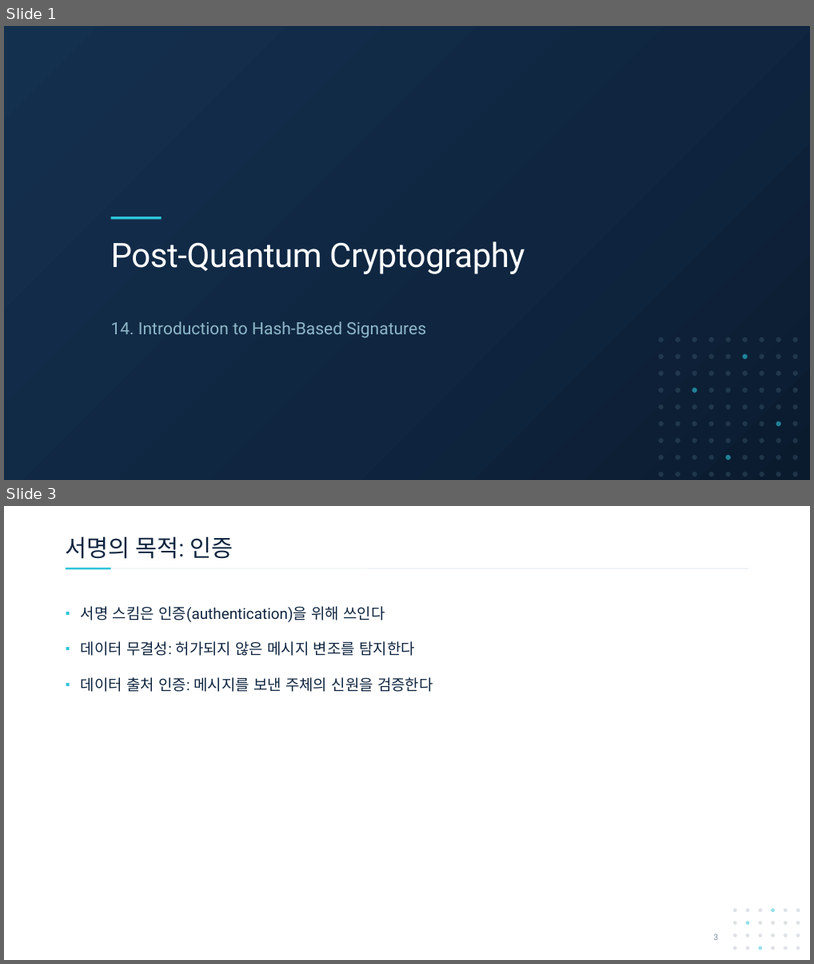
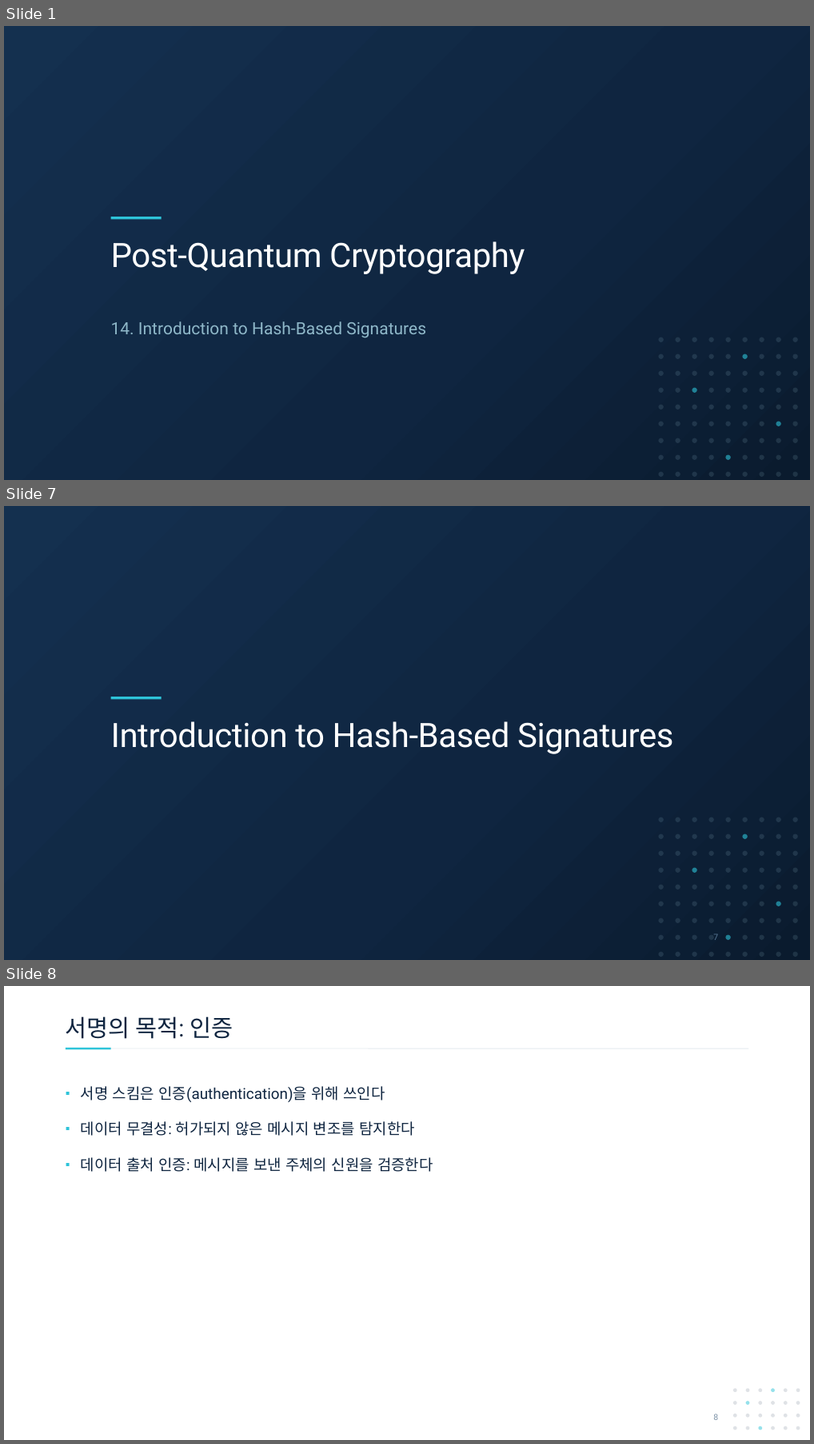
Before and after one commit to giyuubin/PQC, a slide deck: presentation/0903_14_Introduction-to-Hash-Based-Signatures.pptx. Shown one above the other, each under a label of ours: slides 1 and 3 before the commit, slides 1, 7 and 8 after it; the slides between them are not shown. The pictures are 814x964 and 814x1444 pixels, drawn with LibreOffice and Linux fonts; fonts in the diff are those of the drawing. Boxes give left, top, right and bottom in pixels: in the first picture for what was removed or moved away, otherwise in the second. Text is boxed around its words. In the diff, an @@ line names an element or a change of style, - is before the commit and + after.

```diff
--- a/presentation/0903_14_Introduction-to-Hash-Based-Signatures.pptx
+++ b/presentation/0903_14_Introduction-to-Hash-Based-Signatures.pptx
@@ slide 7 added at (4, 506, 810, 960), background #FFFFFF; not listed: 83 template elements that a slide beside it also shows @@
@@ title added at (111, 721, 674, 754), 40 pt, text #FFFFFF @@
+Introduction to Hash-Based Signatures
@@ page number added at (714, 933, 718, 940), 10 pt, text #5A7A96 @@
+7
@@ what was slide 3 is now slide 8 @@
```
Also in this commit, not shown: 1 slide changed, 4 other slides added.
